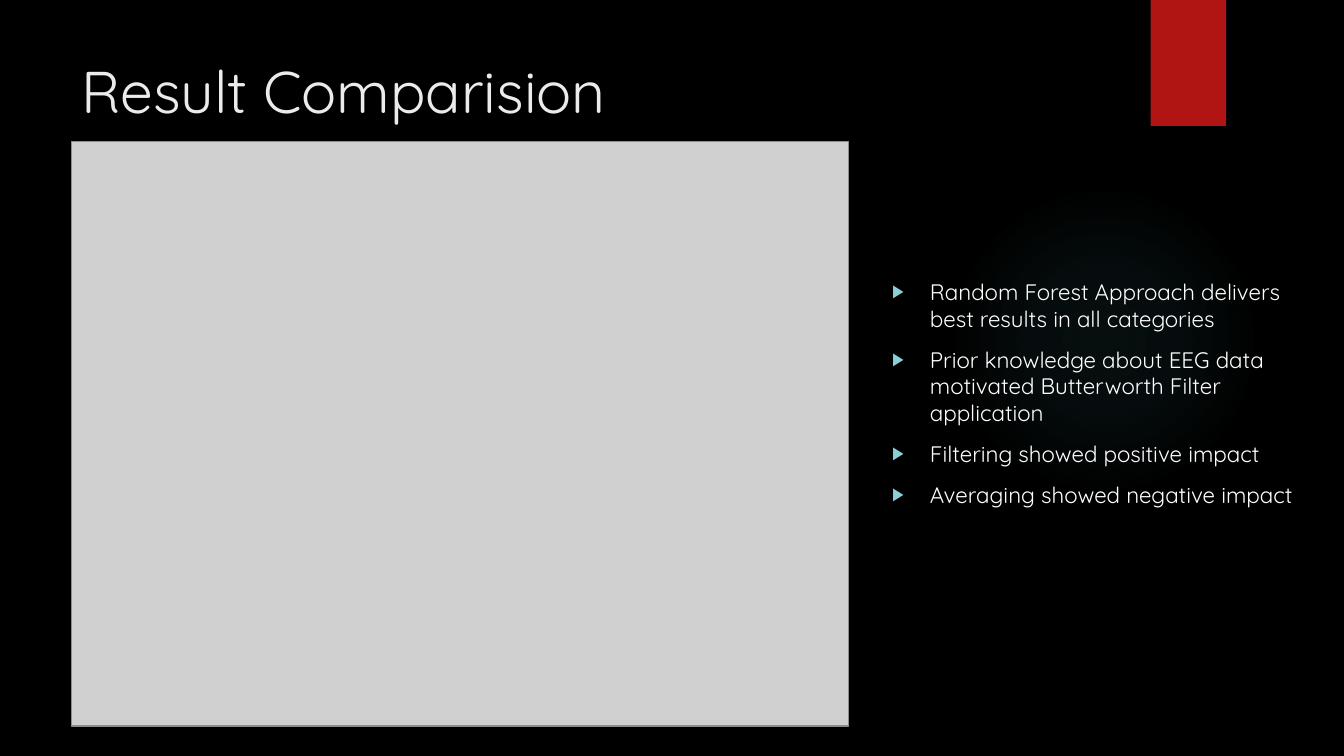
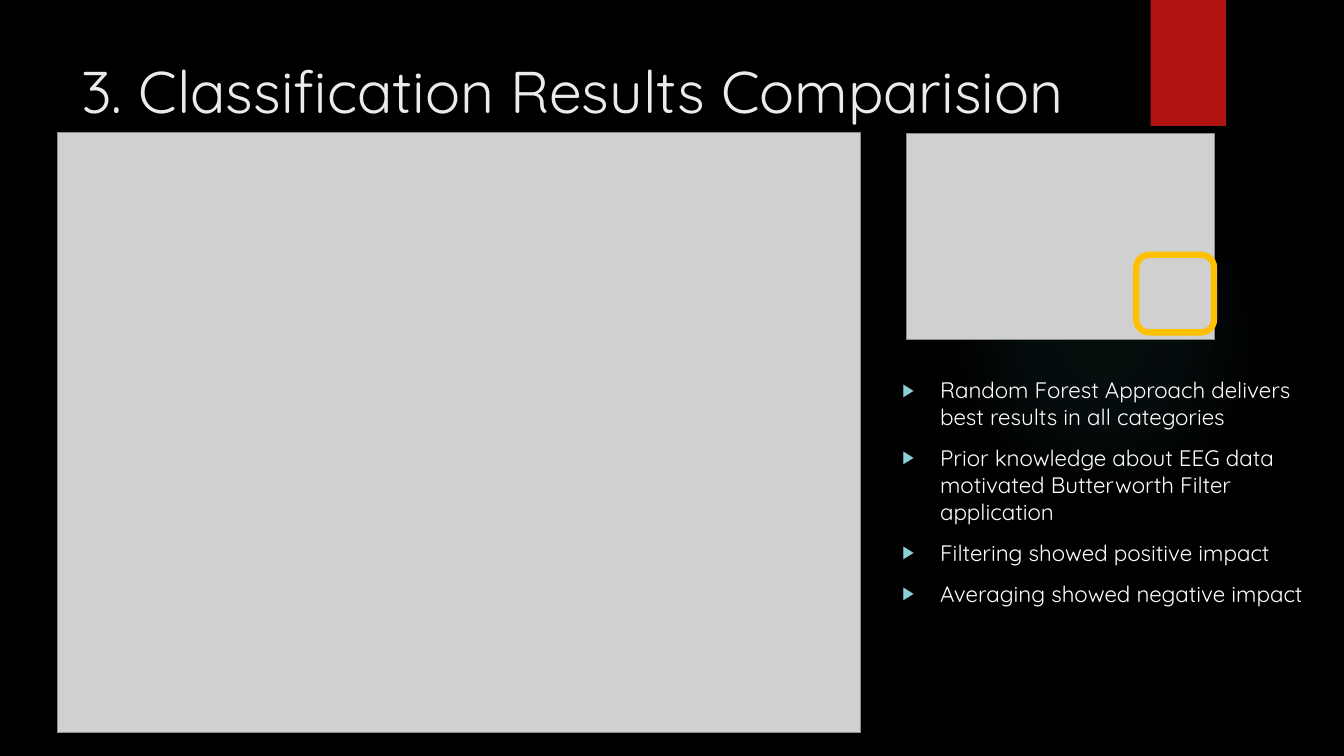
Before and after one commit to A-Wiedemann/Neural-Engineering, a slide deck: slide 9 of NER 2015 BCI Challenge.pptx (slide 7 before the commit). Drawn at 1344x756 pixels with LibreOffice and Linux fonts; fonts in the diff are those of the drawing; grey boxes stand for pictures; background and template pictures are left out. Boxes give left, top, right and bottom in pixels: in the first picture for what was removed or moved away, otherwise in the second. Text is boxed around its words. In the diff, an @@ line names an element or a change of style, - is before the commit and + after.

```diff
--- a/NER 2015 BCI Challenge.pptx
+++ b/NER 2015 BCI Challenge.pptx
@@ title at box(81, 69, 1063, 125): text changed @@
-Result Comparision
+3. Classification Results Comparision
@@ picture: place and size @@
-picture at box(72, 142, 850, 727)
+picture at box(57, 133, 861, 733)
@@ picture added at box(906, 134, 1215, 340) @@
@@ rounded rectangle added at box(1136, 255, 1214, 333), outline #FFC000 4.5 pt @@
@@ text "Random Forest Approach delivers best ...": place and size @@
-text "Random Forest Approach delivers best ..." at box(930, 283, 1292, 508)
+text "Random Forest Approach delivers best ..." at box(940, 381, 1302, 607)
```
Also in this commit, not shown: 2 other slides changed, 2 slides added, 4 other files.
